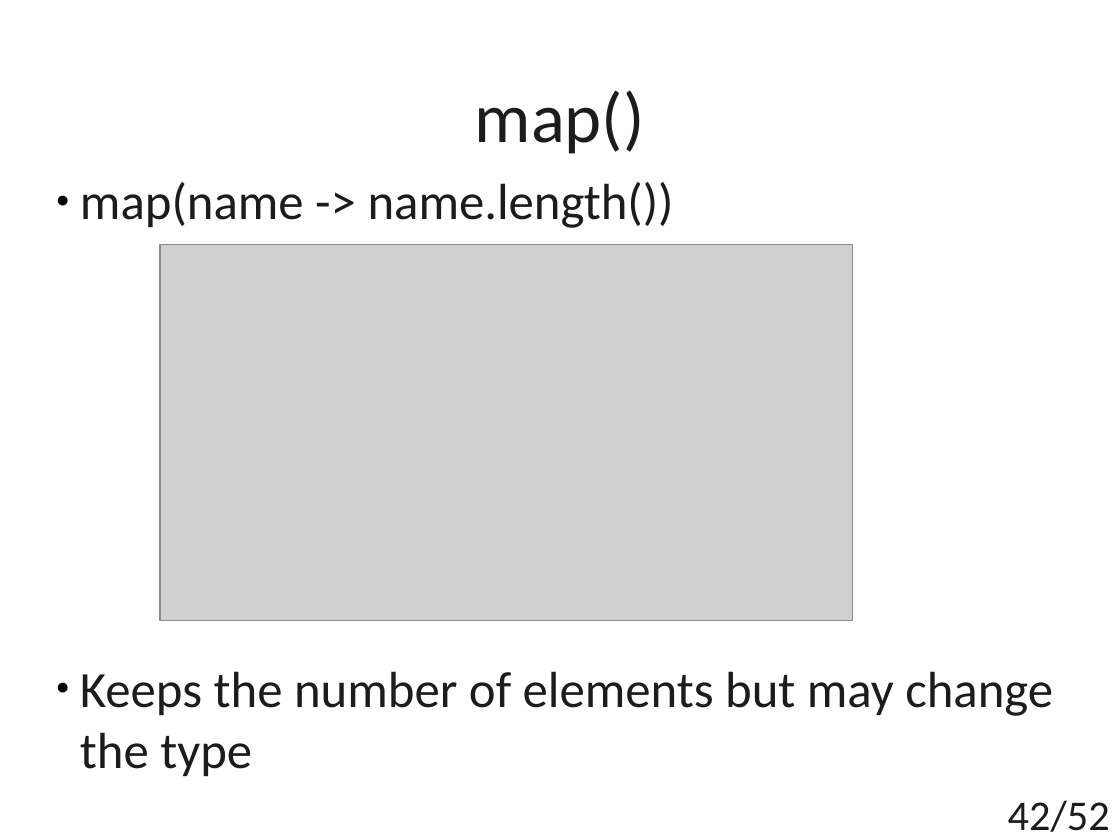
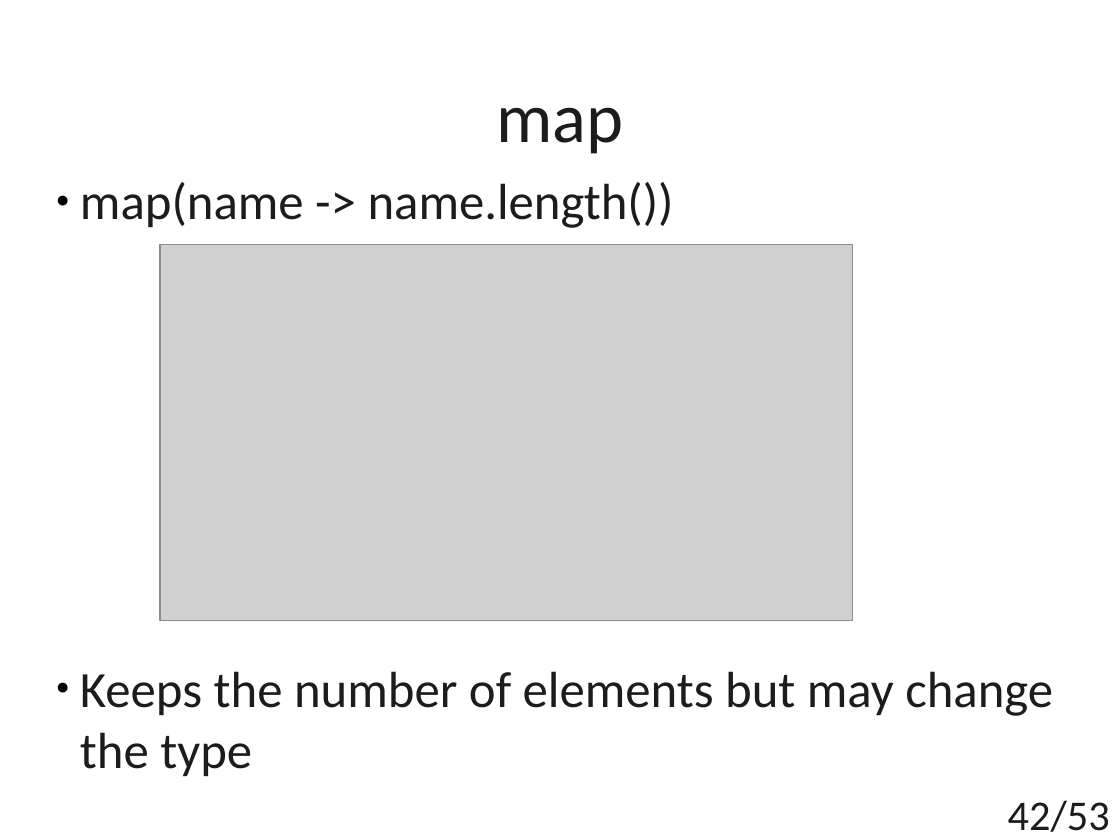
Before and after one commit to t4upl/java-streams-workshop, a slide deck: slide 42 of src/main/resources/editables/presentation.odp. Drawn at 1120x840 pixels with LibreOffice and Linux fonts; fonts in the diff are those of the drawing; grey boxes stand for pictures. Boxes give left, top, right and bottom in pixels: in the first picture for what was removed or moved away, otherwise in the second. Text is boxed around its words. In the diff, an @@ line names an element or a change of style, - is before the commit and + after.

```diff
--- a/src/main/resources/editables/presentation.odp
+++ b/src/main/resources/editables/presentation.odp
@@ title at (496, 107, 623, 154): text changed @@
-map()
+map
@@ page number at (1008, 800, 1110, 832): text changed @@
-42/52
+42/53
```
Also in this commit, not shown: 4 other slides changed, 1 slide added, 2 other files.
